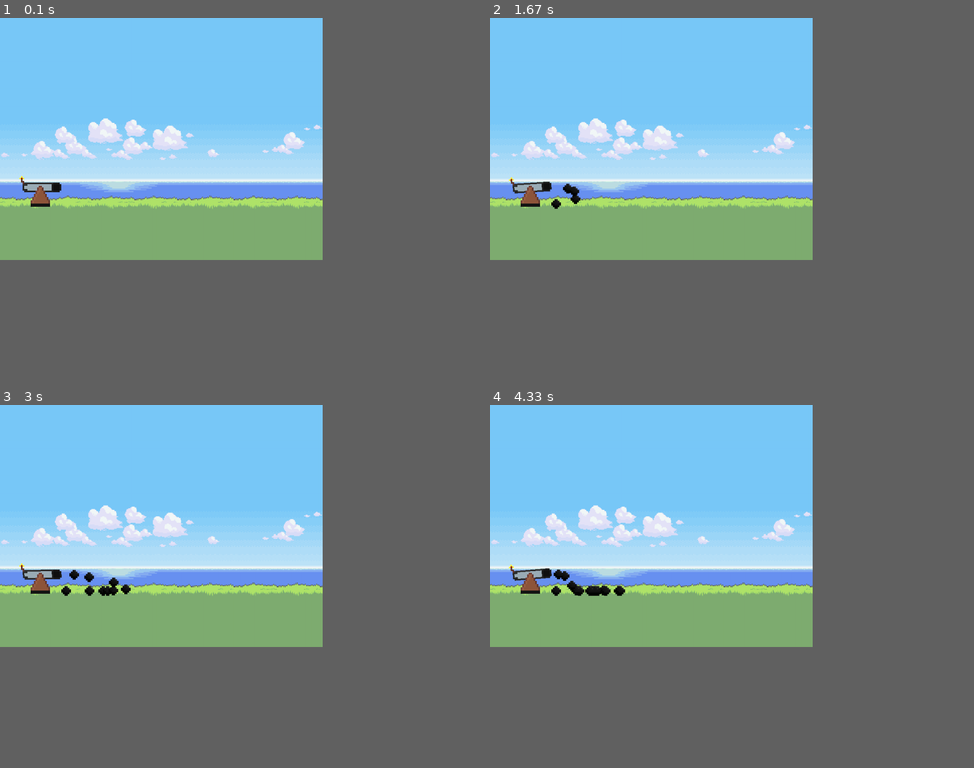
Above: before the commit, frames 1-4 (two rows, left to right).
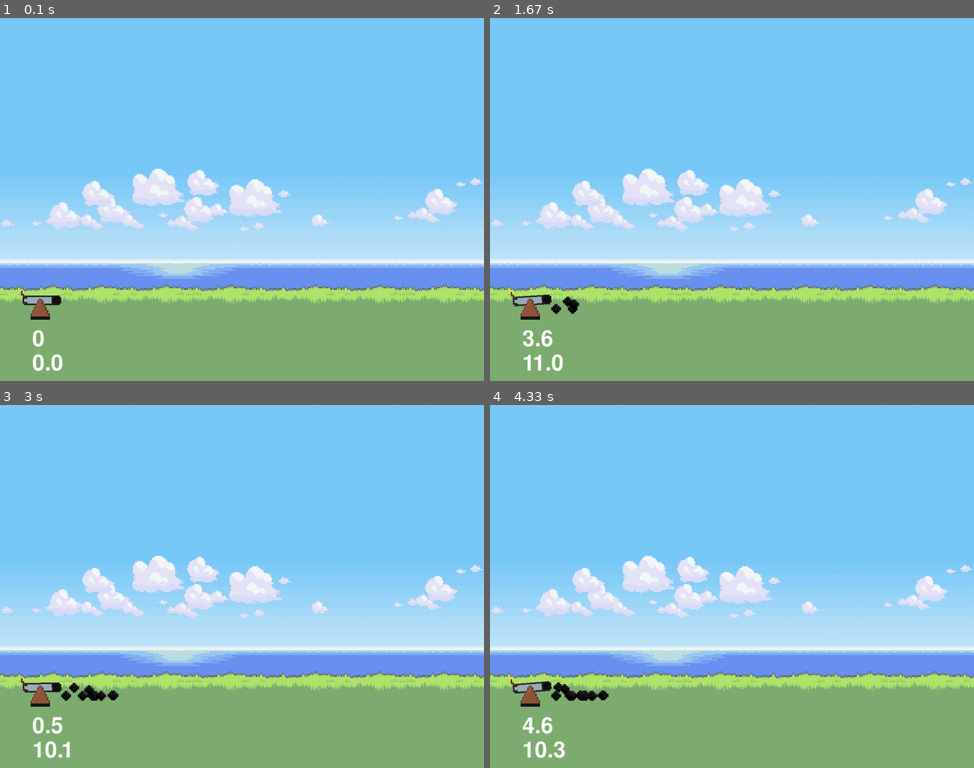
Above: after the commit, the same moments.

Repository: sailorbob134280/PygameDemo
Game: pygame game, started from engine.py
The game is run twice, just before and just after one commit, with the same random seed, the same clock (stepped at 60 frames per second) and the same inputs.
Inputs:
- Up to frame 1 (0.1 s): no input
- Up to frame 2 (1.67 s): hold Space 0.33-0.8 s; hold D 0.33-0.8 s; hold D 0.83-1.3 s; tap Space at 0.9, 1.2, 1.4 s; hold W 1.33-1.63 s
- Up to frame 3 (3 s): hold D 1.67-2.13 s; tap Space at 1.73, 2.03, 2.23, 2.53, 2.8 s; hold A 2.17-2.7 s; hold S from 2.73 s (still down)
- Up to frame 4 (4.33 s): release S at 3.03 s; hold A 3.07-3.47 s; tap Space at 3.13, 3.43, 3.57, 3.97, 4.27 s; hold W 3.5-3.87 s; hold D from 3.9 s (still down)
In our replay, the window is 600x450 before the commit and 900x675 after it. These sizes can differ from the game's own. Grey fills any space a smaller window leaves; there, only what the larger window draws over its background counts as a difference.

The runs differ from the first frame. In frame 1, 56% of the frame differs, in the area x 0-100%, y 0-98%; in frame 2, 56%; in frame 3, 56%; in frame 4, 56%.

Commit message:
Added meters, tweaked screen layout

Diff:
--- /dev/null
+++ b/angle_meter.py
@@ -0,0 +1,18 @@
+import pygame
+
+
+class AngleMeter:
+    def __init__(self, x, y, font, font_size, cannon) -> None:
+        self.x = x
+        self.y = y
+        self.font = pygame.font.SysFont(font, font_size)
+        self.cannon = cannon
+
+    def update(self, time_step):
+        pass
+
+    def render(self, window):
+        text = self.font.render(
+            str(round(self.cannon.angle, 2)), 1, pygame.Color(255, 255, 255)
+        )
+        window.blit(text, (self.x, self.y))
--- a/background.py
+++ b/background.py
@@ -1,6 +1,3 @@
-import pygame
-
-
 class Background:
     def __init__(self, image, x, y) -> None:
         self.image = image
--- a/ball.py
+++ b/ball.py
@@ -1,15 +1,15 @@
-import pygame
 import math
 
 
 class Ball:
-    def __init__(self, image, x, y, angle, vel, gravity) -> None:
+    def __init__(self, image, x, y, angle, vel, gravity, ground) -> None:
         self.image = image
         self.x = x
         self.y = y
         self.vel_x = math.cos(math.radians(angle)) * vel
         self.vel_y = -math.sin(math.radians(angle)) * vel
         self.gravity = gravity
+        self.ground = ground
         self.rect = image.get_rect(center=(x, y))
         self.on_ground = False
 
@@ -21,7 +21,7 @@
 
             self.rect = self.image.get_rect(center=(self.x, self.y))
 
-            if self.y > 460:
+            if self.y > self.ground + 20:
                 self.on_ground = True
 
     def render(self, window):
--- a/cannon.py
+++ b/cannon.py
@@ -15,6 +15,10 @@
 
     def change_power(self, dp):
         self.power += dp
+        if self.power < 0:
+            self.power = 0
+        if self.power > 1000:
+            self.power = 1000
 
     def update(self, time_step):
         pass
--- a/engine.py
+++ b/engine.py
@@ -1,3 +1,5 @@
+from angle_meter import AngleMeter
+from power_meter import PowerMeter
 from base import Base
 from background import Background
 from ball import Ball
@@ -11,11 +13,13 @@
     pygame.init()
 
     constants = {
-        "screen_width": 800,
-        "screen_height": 600,
+        "screen_width": 1200,
+        "screen_height": 900,
         "gravity": 98,
-        "ground": 420,
+        "ground": 700,
         "fps": 60,
+        "font": "Ariel",
+        "font_size": 80,
     }
 
     window = pygame.display.set_mode(
@@ -26,17 +30,32 @@
     game_objects = []
 
     background_image = pygame.image.load(os.path.join("resources", "background.png"))
-    background_image = pygame.transform.scale(background_image, (800, 600))
+    background_image = pygame.transform.scale(
+        background_image, (constants["screen_width"], constants["screen_height"])
+    )
     ball_img = pygame.image.load(os.path.join("resources", "Cannonball.png"))
     cannon_img = pygame.image.load(os.path.join("resources", "Cannon.png"))
     base_img = pygame.image.load(os.path.join("resources", "Wheel.png"))
 
-    cannon = Cannon(cannon_img, 100, 420)
-    base = Base(base_img, 100, 420)
+    cannon = Cannon(cannon_img, 100, constants["ground"])
+    base = Base(base_img, 100, constants["ground"])
     background = Background(background_image, 0, 0)
+    power_meter = PowerMeter(
+        80,
+        constants["ground"] + 130,
+        constants["font"],
+        constants["font_size"],
+        cannon,
+    )
+    angle_meter = AngleMeter(
+        80, constants["ground"] + 70, constants["font"], constants["font_size"], cannon
+    )
 
     game_objects.append(cannon)
     game_objects.append(base)
+    game_objects.append(power_meter)
+    game_objects.append(angle_meter)
+
     curr_time = time.time()
     frame_time = 1 / constants["fps"]
 
@@ -68,6 +87,7 @@
                         cannon.angle,
                         cannon.power,
                         constants["gravity"],
+                        constants["ground"],
                     )
                     game_objects.append(ball)
                     cannon_sound.play()
@@ -97,6 +117,7 @@
         # window.blit(background_image, (0, 0))
         # window.blit(ball_img, (400, 300))
         # window.blit(cannon_img, (200, 300))
+        # Ensure the background is always at the back
         background.render(window)
         for obj in game_objects:
             obj.render(window)
--- /dev/null
+++ b/power_meter.py
@@ -0,0 +1,18 @@
+import pygame
+
+
+class PowerMeter:
+    def __init__(self, x, y, font, font_size, cannon) -> None:
+        self.x = x
+        self.y = y
+        self.font = pygame.font.SysFont(font, font_size)
+        self.cannon = cannon
+
+    def update(self, time_step):
+        pass
+
+    def render(self, window):
+        text = self.font.render(
+            str(self.cannon.power / 10), 1, pygame.Color(255, 255, 255)
+        )
+        window.blit(text, (self.x, self.y))
